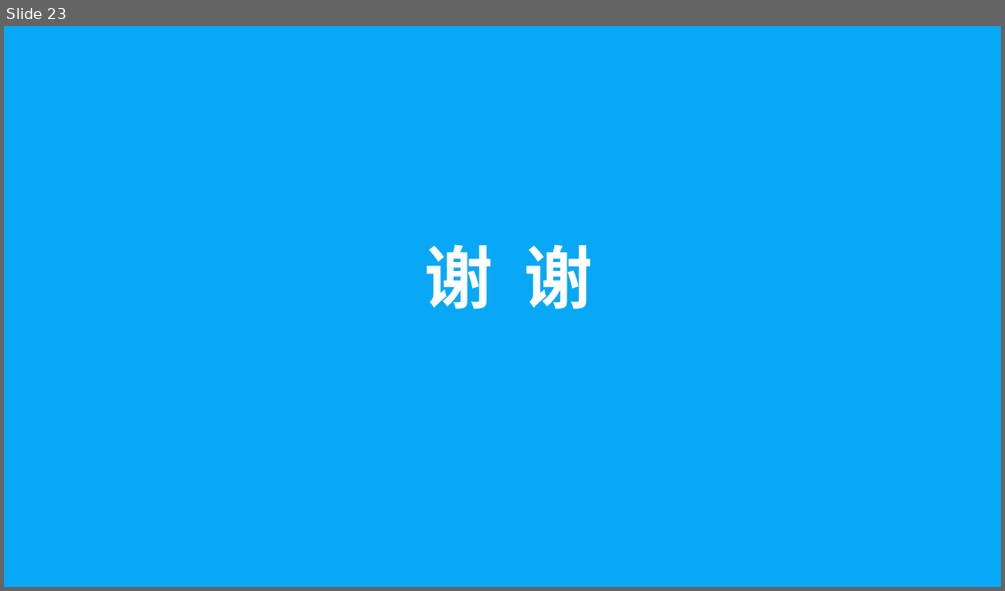
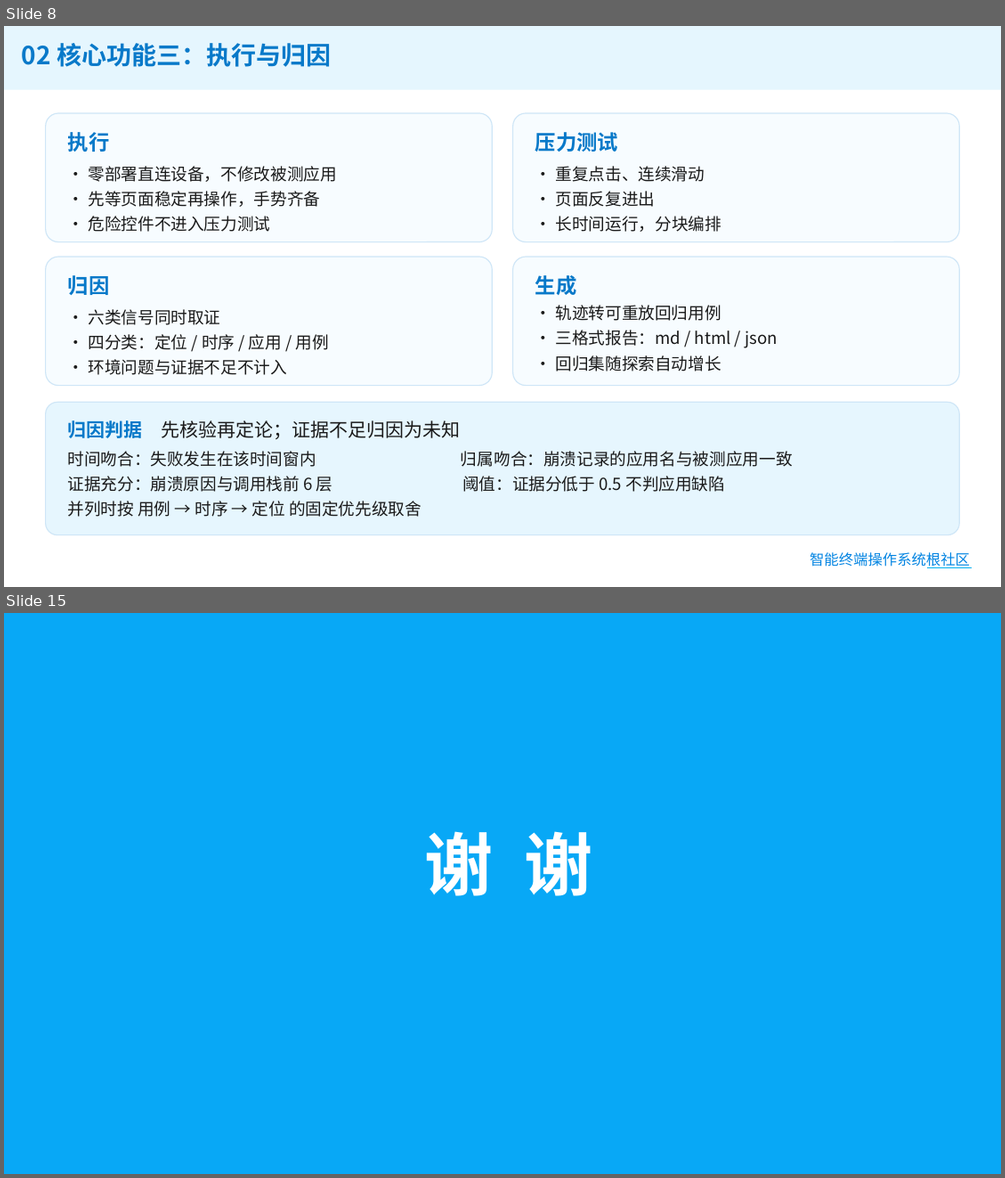
Before and after one commit to gema-secure/ohauto, a slide deck: 提交材料/03-答辩PPT.pptx. Shown one above the other, each under a label of ours: slide 23 before the commit, slides 8 and 15 after it; the slides between them are not shown. The pictures are 1005x591 and 1005x1178 pixels, drawn with LibreOffice and Linux fonts; fonts in the diff are those of the drawing; background and template pictures are left out. Boxes give left, top, right and bottom in pixels: in the first picture for what was removed or moved away, otherwise in the second. Text is boxed around its words. In the diff, an @@ line names an element or a change of style, - is before the commit and + after.

```diff
--- a/提交材料/03-答辩PPT.pptx
+++ b/提交材料/03-答辩PPT.pptx
@@ slide 8 added at <box>4,26,1001,587</box>, background #FFFFFF @@
@@ rectangle added at <box>4,26,1001,89</box>, fill #08A8F6 at 10% opacity @@
@@ text added at <box>22,43,331,67</box>, 24 pt, text #0879C9, bold @@
+02 核心功能三：执行与归因
@@ rounded rectangle added at <box>46,113,493,242</box>, fill #F7FCFF, outline #CFE6F7 1 pt, 16 pt, text #1A1A1A @@
+执行
+· 零部署直连设备，不修改被测应用
+· 先等页面稳定再操作，手势齐备
+· 危险控件不进入压力测试
@@ rounded rectangle added at <box>513,113,960,242</box>, fill #F7FCFF, outline #CFE6F7 1 pt, 16 pt, text #1A1A1A @@
+压力测试
+· 重复点击、连续滑动
+· 页面反复进出
+· 长时间运行，分块编排
@@ rounded rectangle added at <box>46,257,493,385</box>, fill #F7FCFF, outline #CFE6F7 1 pt, 16 pt, text #1A1A1A @@
+归因
+· 六类信号同时取证
+· 四分类：定位 / 时序 / 应用 / 用例
+· 环境问题与证据不足不计入
@@ rounded rectangle added at <box>513,257,960,385</box>, fill #F7FCFF, outline #CFE6F7 1 pt, 16 pt, text #1A1A1A @@
+生成
+· 轨迹转可重放回归用例
+· 三格式报告：md / html / json
+· 回归集随探索自动增长
@@ rounded rectangle added at <box>46,402,960,535</box>, fill #E6F6FE, outline #CFE6F7 1 pt, 16 pt, text #1A1A1A @@
+归因判据 先核验再定论；证据不足归因为未知
+时间吻合：失败发生在该时间窗内 归属吻合：崩溃记录的应用名与被测应用一致
+证据充分：崩溃原因与调用栈前 6 层 阈值：证据分低于 0.5 不判应用缺陷
+并列时按 用例 → 时序 → 定位 的固定优先级取舍
@@ text added at <box>809,552,970,568</box>, 14 pt, text gradient #0284E2 to #00B050 @@
+智能终端操作系统根社区
@@ line added from (928, 567) to (971, 567), #00B0F0 1.5 pt @@
@@ what was slide 23 is now slide 15 @@
```
Also in this commit, not shown: 2 slides changed, 11 other slides added, 20 slides removed, 1 other file.
